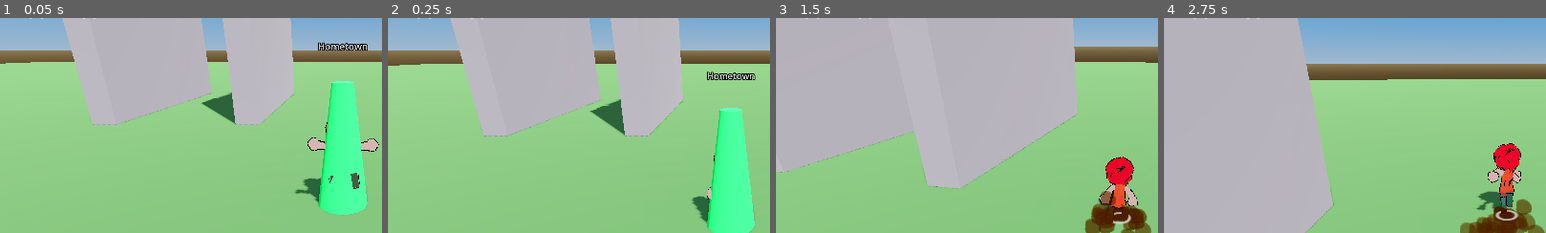
Above: before the commit, frames 1-4 (left to right).
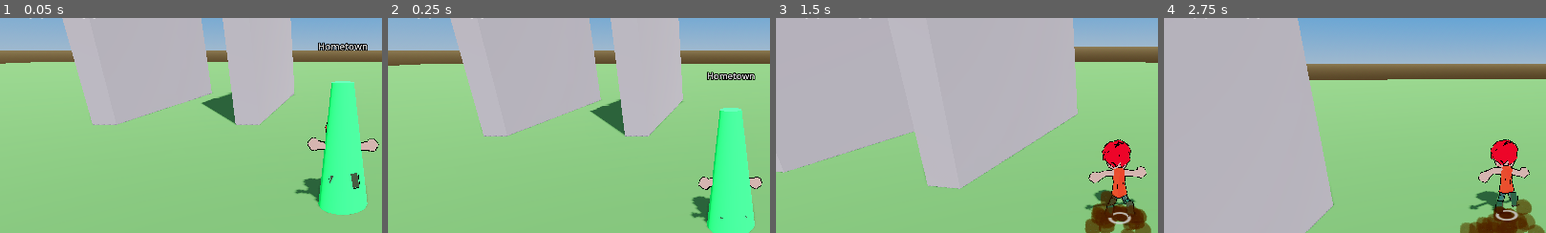
Above: after the commit, the same moments.

Repository: doggoanim/Krits
Game: Godot game, scene res://main.tscn
Same seed, same stepped clock (60 frames per second), same inputs: the game is played once before the commit and once after it.
Inputs (mouse positions are % of the whole screen's width and height, from its top left):
- Up to frame 1 (0.05 s): no input
- Up to frame 2 (0.25 s): no input
- Up to frame 3 (1.5 s): tap Enter at 0.5 s; move the mouse to (55, 50) at 0.52 s; hold W (move_forward) from 0.53 s (still down); tap Space (jump) at 0.6, 0.77, 1.07 s; move the mouse to (45, 50) at 1.27 s; tap Ctrl (crouch_pound) at 1.35 s
- Up to frame 4 (2.75 s): keep holding W (move_forward); tap Space (jump) at 1.52, 1.55, 1.82, 2.3 s; move the mouse to (52, 48) at 2.02 s; tap E (interact) at 2.1 s
The pictures show only the part of the screen within x 5-55%, y 16-66%; the shares and areas given below are measured in that part.

Frame 1 is identical in both runs. In frame 2, 0.5% of the frame differs, in the area x 79-98%, y 64-94%; in frame 3, 2.4%, in the area x 80-97%, y 56-97%; in frame 4, 1.5%.

Commit message:
Give the transition into falling its own, longer animation blend
ANIM_FALLING is reached from several different, often fast-moving
poses (a jump's rising pose, an orb-hit attack, a wall-bounce reaction
pose) and play()'s default 0.15s cross-blend cut into it abruptly.
Added PlayerVisual.FALLING_BLEND (0.4s) and pass it explicitly only
on the falling branch in AirState — every other transition keeps the
default blend.

Diff:
--- a/player/player_visual.gd
+++ b/player/player_visual.gd
@@ -18,6 +18,12 @@
 ## play_random_attack()).
 const ANIM_ATTACK_VARIANTS: Array[StringName] = [&"attack1", &"attack2", &"attack3"]
 const ANIM_FALLING := &"falling"
+## Falling gets its own, longer cross-blend than play()'s default 0.15 — it's
+## reached from several different, often fast-moving poses (a jump's rising
+## pose, an orb-hit attack, a wall bounce's reaction pose) and a quick cut
+## into it reads as an abrupt snap. Pass this explicitly wherever ANIM_FALLING
+## is played; everything else keeps the default blend.
+const FALLING_BLEND := 0.4
 const ANIM_ROLL := &"roll"
 const ANIM_DIVE := &"air_dive"
 const ANIM_LONG_JUMP := &"long_jump"
--- a/player/states/air_state.gd
+++ b/player/states/air_state.gd
@@ -28,7 +28,10 @@
 	p.apply_gravity(delta)
 	# A wall-bounce collision pose protects itself via play_hold — this call
 	# is simply ignored for the moment and takes back over once it expires.
-	p.visual.play(p.visual.jump_start_anim() if p.velocity.y > 0.0 else PlayerVisual.ANIM_FALLING)
+	if p.velocity.y > 0.0:
+		p.visual.play(p.visual.jump_start_anim())
+	else:
+		p.visual.play(PlayerVisual.ANIM_FALLING, PlayerVisual.FALLING_BLEND)
 	p.move_and_slide()
 	if p.is_on_floor():
 		machine.transition_to(&"Ground")
